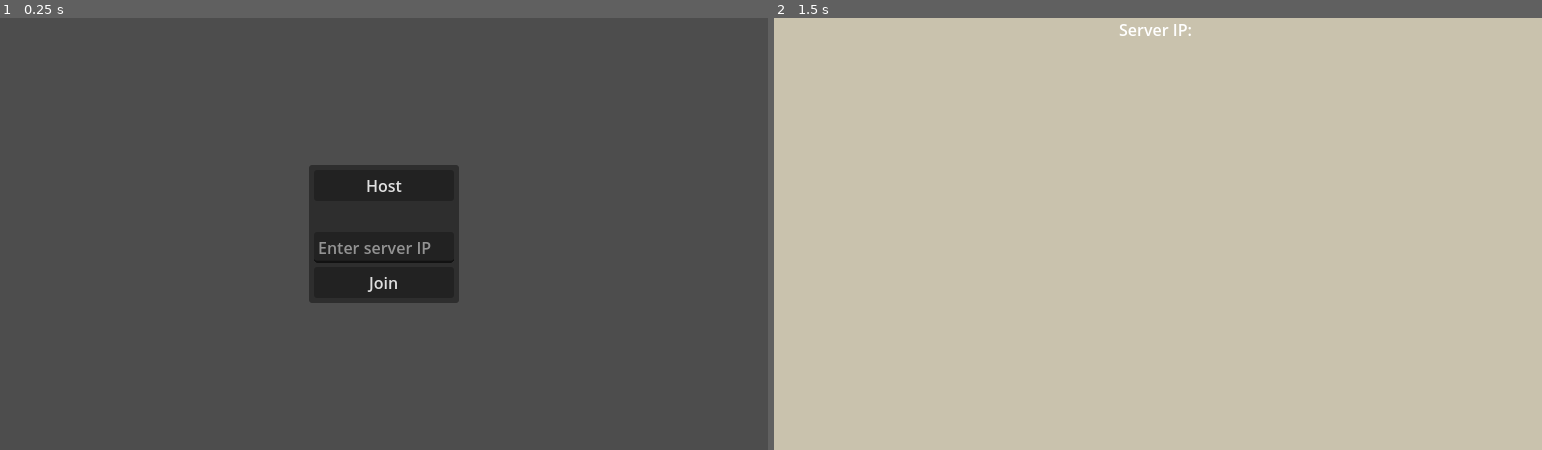
Above: before the commit, frames 1-2 (left to right).
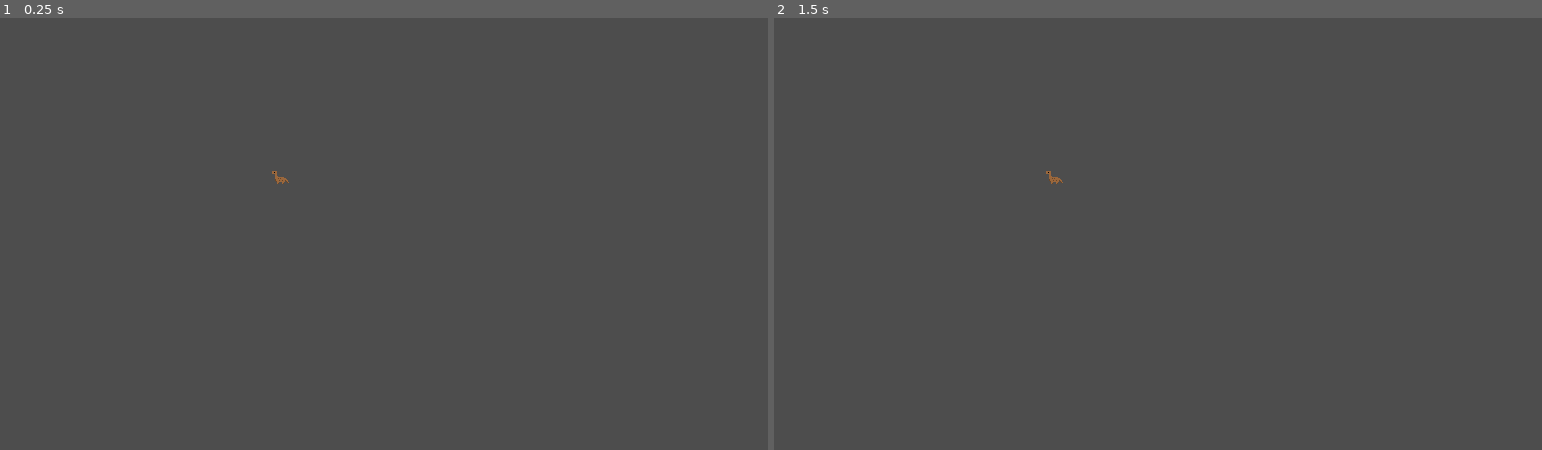
Above: after the commit, the same moments.

Repository: ironon/Lil-Timmy-s-Revenge
Game: Godot game, scene res://main.tscn
The game is run twice, just before and just after one commit, with the same random seed, the same clock (stepped at 60 frames per second) and the same inputs.
Inputs (mouse positions are in pixels of both pictures, inside the frame that each line leads up to):
- Up to frame 1 (0.25 s): no input
- Up to frame 2 (1.5 s): click (1158, 186) at 0.5 s, where only the run before the commit has a clickable "Host"; tap Enter at 1.25 s; hold Right (ui_right) from 1.28 s (still down)

The runs differ from the first frame. In frame 1, 6.2% of the frame differs, in the area x 35-60%, y 34-66%; in frame 2, 100%, in the area x 0-100%, y 0-100%.

Commit message:
i did stuff

Diff:
--- a/main.tscn
+++ b/main.tscn
@@ -2,79 +2,12 @@
 
 [ext_resource type="Script" path="res://main.gd" id="1_qmj53"]
 [ext_resource type="PackedScene" uid="uid://dsm0u4o7lg7sr" path="res://player/player.tscn" id="2_mm035"]
-[ext_resource type="PackedScene" uid="uid://clvp4cain5340" path="res://maps/map.tscn" id="3_y0mr2"]
+[ext_resource type="TextFile" uid="uid://clvp4cain5340" path="res://maps/map.tscn" id="3_y0mr2"]
 
 [node name="Main" type="Node"]
 script = ExtResource("1_qmj53")
 player = ExtResource("2_mm035")
 map = ExtResource("3_y0mr2")
 
-[node name="MapInstance" type="Node" parent="."]
-unique_name_in_owner = true
-
-[node name="SpawnPosition" type="Node2D" parent="."]
-unique_name_in_owner = true
-y_sort_enabled = true
-position = Vector2(200, 150)
-
-[node name="Menu" type="PanelContainer" parent="."]
-unique_name_in_owner = true
-anchors_preset = 8
-anchor_left = 0.5
-anchor_top = 0.5
-anchor_right = 0.5
-anchor_bottom = 0.5
-offset_left = -75.0
-offset_top = -69.0
-offset_right = 75.0
-offset_bottom = 69.0
-grow_horizontal = 2
-grow_vertical = 2
-metadata/_edit_lock_ = true
-metadata/_edit_group_ = true
-
-[node name="MarginContainer" type="MarginContainer" parent="Menu"]
-layout_mode = 2
-theme_override_constants/margin_left = 5
-theme_override_constants/margin_top = 5
-theme_override_constants/margin_right = 5
-theme_override_constants/margin_bottom = 5
-
-[node name="VBoxContainer" type="VBoxContainer" parent="Menu/MarginContainer"]
-layout_mode = 2
-alignment = 1
-
-[node name="HostButton" type="Button" parent="Menu/MarginContainer/VBoxContainer"]
-layout_mode = 2
-text = "Host"
-
-[node name="Label" type="Label" parent="Menu/MarginContainer/VBoxContainer"]
-layout_mode = 2
-
-[node name="To" type="LineEdit" parent="Menu/MarginContainer/VBoxContainer"]
-unique_name_in_owner = true
-layout_mode = 2
-placeholder_text = "Enter server IP"
-
-[node name="JoinButton" type="Button" parent="Menu/MarginContainer/VBoxContainer"]
-layout_mode = 2
-text = "Join"
-
-[node name="DisplayPublicIP" type="Label" parent="."]
-unique_name_in_owner = true
-anchors_preset = 5
-anchor_left = 0.5
-anchor_right = 0.5
-offset_left = -79.0
-offset_right = 79.0
-offset_bottom = 26.0
-grow_horizontal = 2
-horizontal_alignment = 1
-
-[node name="MultiplayerSpawner" type="MultiplayerSpawner" parent="."]
-_spawnable_scenes = PackedStringArray("res://player/player.tscn")
-spawn_path = NodePath("../SpawnPosition")
-
-[connection signal="pressed" from="Menu/MarginContainer/VBoxContainer/HostButton" to="." method="_on_host_button_pressed"]
-[connection signal="text_submitted" from="Menu/MarginContainer/VBoxContainer/To" to="." method="_on_to_text_submitted"]
-[connection signal="pressed" from="Menu/MarginContainer/VBoxContainer/JoinButton" to="." method="_on_join_button_pressed"]
+[node name="Player" parent="." instance=ExtResource("2_mm035")]
+position = Vector2(281, 161)
--- /dev/null
+++ b/multiplayer.tscn
@@ -0,0 +1,69 @@
+[gd_scene format=3 uid="uid://sqthgt6udj83"]
+
+[node name="Node" type="Node"]
+
+[node name="MapInstance" type="Node" parent="."]
+unique_name_in_owner = true
+
+[node name="SpawnPosition" type="Node2D" parent="."]
+unique_name_in_owner = true
+y_sort_enabled = true
+position = Vector2(200, 150)
+
+[node name="Menu" type="PanelContainer" parent="."]
+unique_name_in_owner = true
+anchors_preset = 8
+anchor_left = 0.5
+anchor_top = 0.5
+anchor_right = 0.5
+anchor_bottom = 0.5
+offset_left = -75.0
+offset_top = -69.0
+offset_right = 75.0
+offset_bottom = 69.0
+grow_horizontal = 2
+grow_vertical = 2
+metadata/_edit_lock_ = true
+metadata/_edit_group_ = true
+
+[node name="MarginContainer" type="MarginContainer" parent="Menu"]
+layout_mode = 2
+theme_override_constants/margin_left = 5
+theme_override_constants/margin_top = 5
+theme_override_constants/margin_right = 5
+theme_override_constants/margin_bottom = 5
+
+[node name="VBoxContainer" type="VBoxContainer" parent="Menu/MarginContainer"]
+layout_mode = 2
+alignment = 1
+
+[node name="HostButton" type="Button" parent="Menu/MarginContainer/VBoxContainer"]
+layout_mode = 2
+text = "Host"
+
+[node name="Label" type="Label" parent="Menu/MarginContainer/VBoxContainer"]
+layout_mode = 2
+
+[node name="To" type="LineEdit" parent="Menu/MarginContainer/VBoxContainer"]
+unique_name_in_owner = true
+layout_mode = 2
+placeholder_text = "Enter server IP"
+
+[node name="JoinButton" type="Button" parent="Menu/MarginContainer/VBoxContainer"]
+layout_mode = 2
+text = "Join"
+
+[node name="DisplayPublicIP" type="Label" parent="."]
+unique_name_in_owner = true
+anchors_preset = 5
+anchor_left = 0.5
+anchor_right = 0.5
+offset_left = -79.0
+offset_right = 79.0
+offset_bottom = 26.0
+grow_horizontal = 2
+horizontal_alignment = 1
+
+[node name="MultiplayerSpawner" type="MultiplayerSpawner" parent="."]
+_spawnable_scenes = PackedStringArray("res://player/player.tscn")
+spawn_path = NodePath("../SpawnPosition")
--- a/player/player.gd
+++ b/player/player.gd
@@ -1,11 +1,29 @@
 extends CharacterBody2D
 
+var food_score = 1
+var speed = 3
 func _ready():
-	set_multiplayer_authority(name.to_int())
-	$DisplayAuthority.visible = is_multiplayer_authority()
+	#set_multiplayer_authority(name.to_int())
+	#$DisplayAuthority.visible = is_multiplayer_authority()
+	pass
 
-func _physics_process(delta):
-	if not is_multiplayer_authority(): return
+func _process(delta):
+	$Sprite2D.scale = Vector2(food_score, food_score)
 
-	velocity = Input.get_vector("ui_left", "ui_right", "ui_up", "ui_down") * 500
-	move_and_slide()
+
+func _physics_process(delta ):
+	var move_vector = Vector2(0, 0)
+	if Input.is_action_pressed("right"):
+		move_vector = move_vector + Vector2(1, 0)
+	if Input.is_action_pressed("left"):
+		move_vector = move_vector + Vector2(-1, 0)
+	if Input.is_action_pressed("down"):
+		move_vector = move_vector + Vector2(0, 1)
+	if Input.is_action_pressed("up"):
+		move_vector = move_vector + Vector2(0, -1)
+	move_and_collide(move_vector.normalized() * speed)
+#func _physics_process(delta):
+	#if not is_multiplayer_authority(): return
+#
+	#velocity = Input.get_vector("ui_left", "ui_right", "ui_up", "ui_down") * 500
+	#move_and_slide()
--- a/player/player.tscn
+++ b/player/player.tscn
@@ -7,6 +7,9 @@
 properties/0/path = NodePath(".:position")
 properties/0/spawn = true
 properties/0/replication_mode = 1
+
+[sub_resource type="RectangleShape2D" id="RectangleShape2D_q3cgx"]
+size = Vector2(17, 13)
 
 [node name="Player" type="CharacterBody2D"]
 script = ExtResource("1_u4j5f")
@@ -17,3 +20,7 @@
 
 [node name="MultiplayerSynchronizer" type="MultiplayerSynchronizer" parent="."]
 replication_config = SubResource("SceneReplicationConfig_eswml")
+
+[node name="CollisionShape2D" type="CollisionShape2D" parent="."]
+position = Vector2(-0.5, -1.5)
+shape = SubResource("RectangleShape2D_q3cgx")
--- a/project.godot
+++ b/project.godot
@@ -21,6 +21,29 @@
 window/size/viewport_height=432
 window/size/resizable=false
 
+[input]
+
+up={
+"deadzone": 0.5,
+"events": [Object(InputEventKey,"resource_local_to_scene":false,"resource_name":"","device":-1,"window_id":0,"alt_pressed":false,"shift_pressed":false,"ctrl_pressed":false,"meta_pressed":false,"pressed":false,"keycode":0,"physical_keycode":87,"key_label":0,"unicode":119,"echo":false,"script":null)
+]
+}
+down={
+"deadzone": 0.5,
+"events": [Object(InputEventKey,"resource_local_to_scene":false,"resource_name":"","device":-1,"window_id":0,"alt_pressed":false,"shift_pressed":false,"ctrl_pressed":false,"meta_pressed":false,"pressed":false,"keycode":0,"physical_keycode":83,"key_label":0,"unicode":115,"echo":false,"script":null)
+]
+}
+left={
+"deadzone": 0.5,
+"events": [Object(InputEventKey,"resource_local_to_scene":false,"resource_name":"","device":-1,"window_id":0,"alt_pressed":false,"shift_pressed":false,"ctrl_pressed":false,"meta_pressed":false,"pressed":false,"keycode":0,"physical_keycode":65,"key_label":0,"unicode":97,"echo":false,"script":null)
+]
+}
+right={
+"deadzone": 0.5,
+"events": [Object(InputEventKey,"resource_local_to_scene":false,"resource_name":"","device":-1,"window_id":0,"alt_pressed":false,"shift_pressed":false,"ctrl_pressed":false,"meta_pressed":false,"pressed":false,"keycode":0,"physical_keycode":68,"key_label":0,"unicode":100,"echo":false,"script":null)
+]
+}
+
 [rendering]
 
 textures/canvas_textures/default_texture_filter=0
Not shown: 1 places in player/player.tscn that only renumber resources
